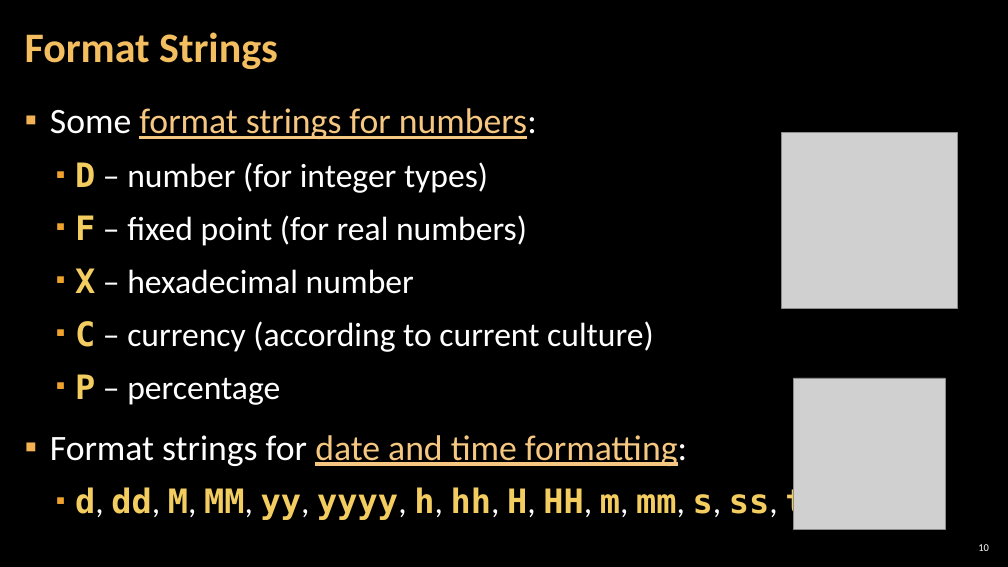
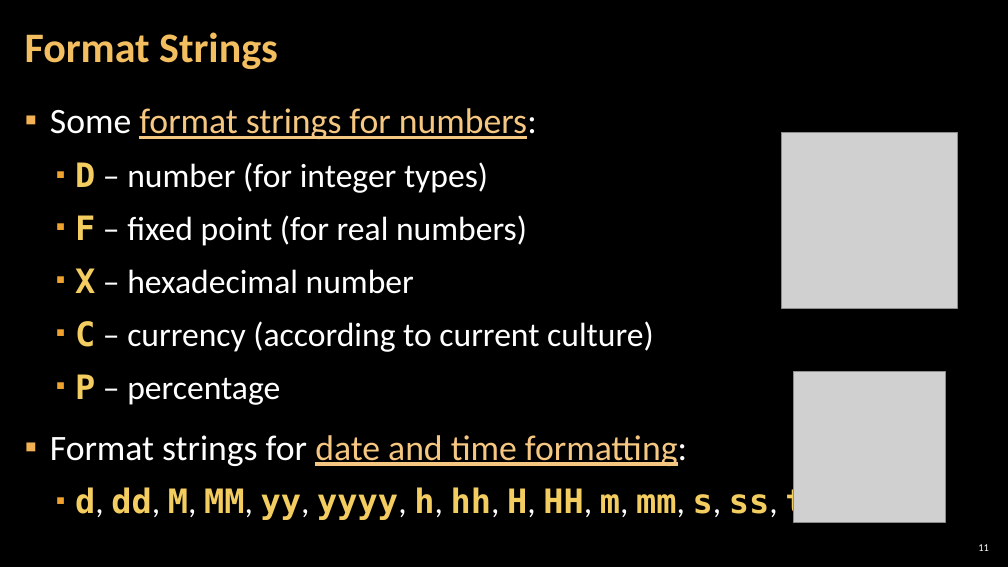
Before and after one commit to RevoRBE/Programming-Fundamentals, a slide deck: slide 11 of 00 Resources/05. Programming-Fundamentals-Strings-Dictionaries-Lambda-and-LINQ.pptx (slide 10 before the commit). Drawn at 1008x567 pixels with LibreOffice and Linux fonts; fonts in the diff are those of the drawing; grey boxes stand for pictures; background and template pictures are left out. Boxes give left, top, right and bottom in pixels: in the first picture for what was removed or moved away, otherwise in the second. Text is boxed around its words. In the diff, an @@ line names an element or a change of style, - is before the commit and + after.

```diff
--- a/00 Resources/05. Programming-Fundamentals-Strings-Dictionaries-Lambda-and-LINQ.pptx
+++ b/00 Resources/05. Programming-Fundamentals-Strings-Dictionaries-Lambda-and-LINQ.pptx
@@ picture moved from (x1=794, y1=378, x2=945, y2=529) to (x1=794, y1=372, x2=945, y2=523) @@
@@ page number at (x1=978, y1=544, x2=989, y2=551): text changed @@
-10
+11
```
Also in this commit, not shown: 18 other slides changed, 1 slide added, 7 other files.
